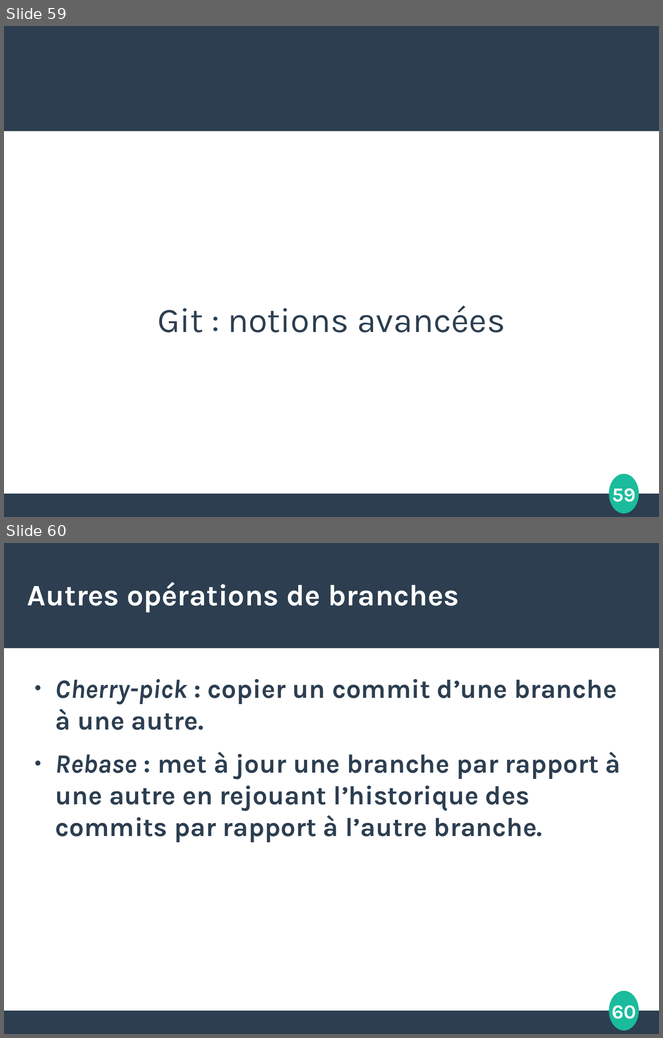
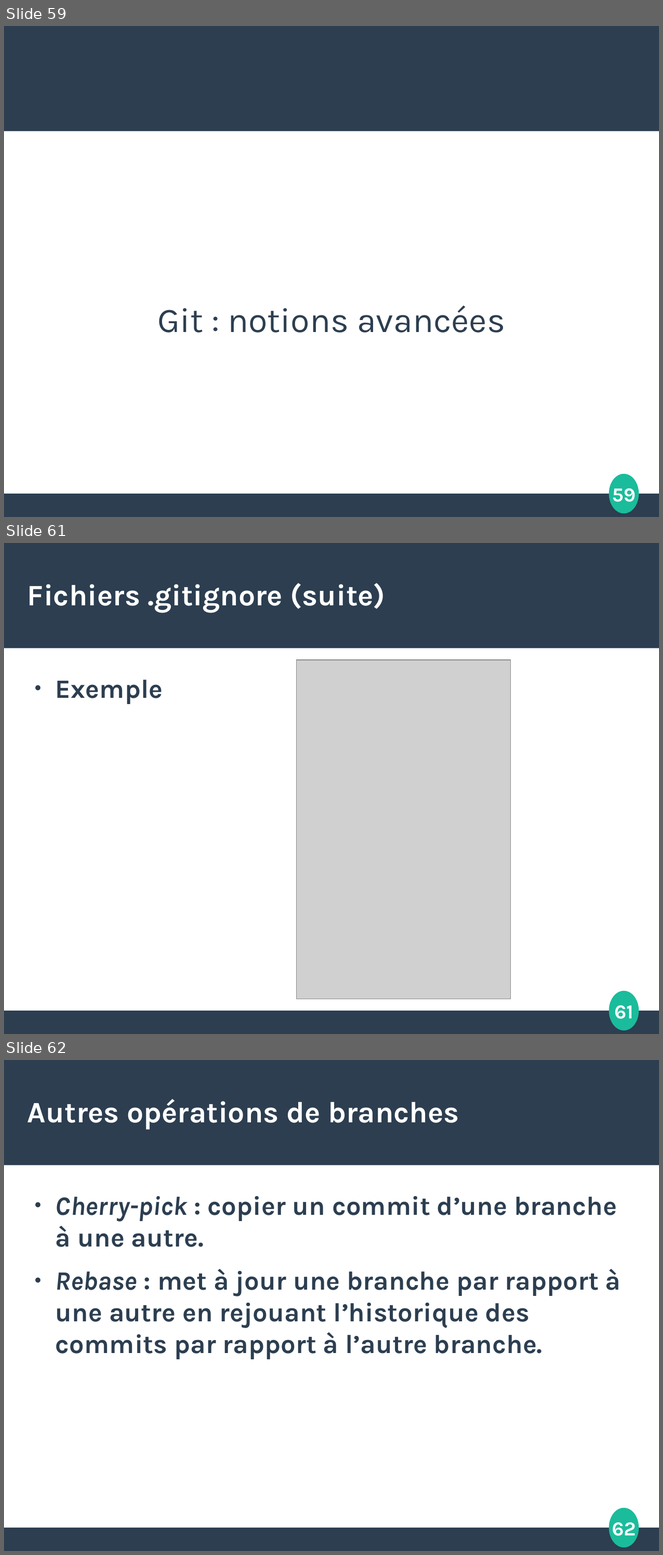
Before and after one commit to etdube/formation_git, a slide deck: Présentation git.odp. Shown one above the other, each under a label of ours: slides 59 and 60 before the commit, slides 59, 61 and 62 after it; the slides between them are not shown. The pictures are 663x1038 and 663x1555 pixels, drawn with LibreOffice and Linux fonts; fonts in the diff are those of the drawing; grey boxes stand for pictures. Boxes give left, top, right and bottom in pixels: in the first picture for what was removed or moved away, otherwise in the second. Text is boxed around its words. In the diff, an @@ line names an element or a change of style, - is before the commit and + after.

Commit message:
Ajout notions gitignore

```diff
--- a/Présentation git.odp
+++ b/Présentation git.odp
@@ slide 61 added at bbox=[4, 543, 659, 1034], background #FFFFFF; not listed: 4 template elements that a slide beside it also shows @@
@@ title added at bbox=[27, 583, 386, 612], 36 pt, text #FFFFFF, bold @@
+Fichiers .gitignore (suite)
@@ picture added at bbox=[297, 660, 511, 1000] @@
@@ text added at bbox=[55, 680, 163, 704], 32 pt, text #2C3E50, bold @@
+● Exemple
@@ what was slide 60 is now slide 62 @@
@@ page number at bbox=[612, 1522, 636, 1541]: text changed @@
-60
+62
```
Also in this commit, not shown: 1 other slide added, 2 other files.
